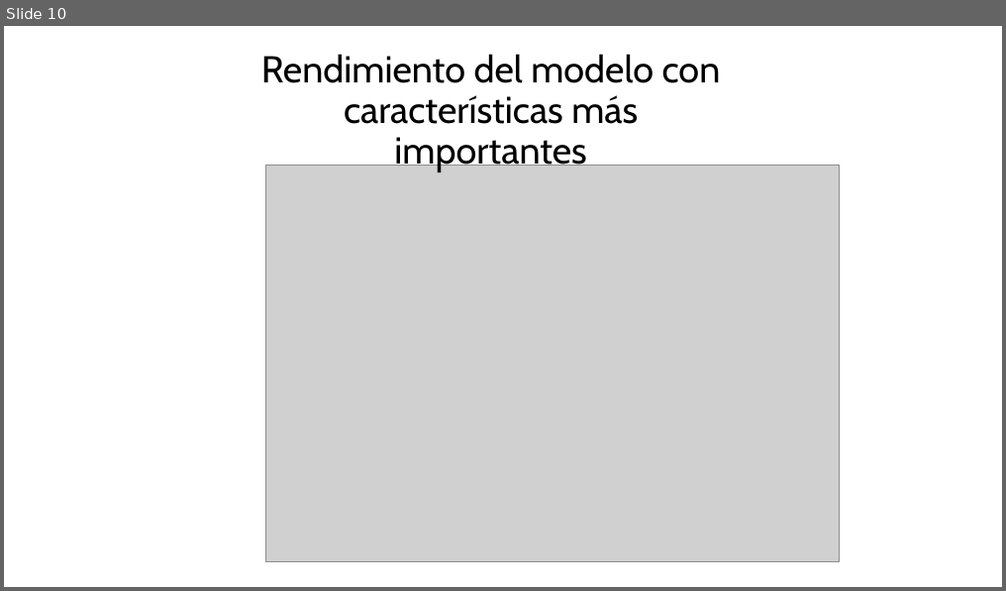
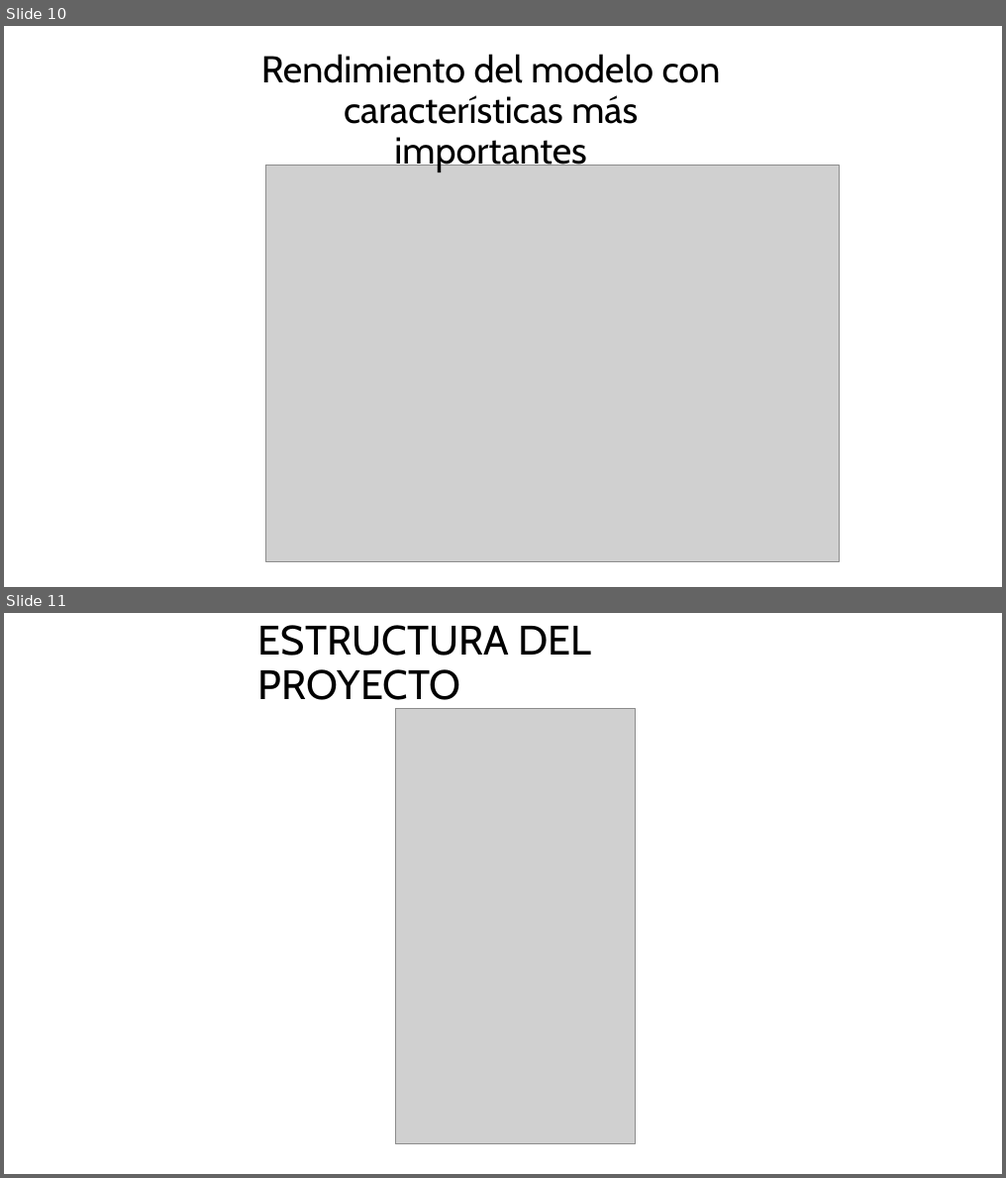
Before and after one commit to ByronVelasco/StreamlitApp, a slide deck: Final.pptx. Shown one above the other, each under a label of ours: slide 10 before the commit, slides 10 and 11 after it. The pictures are 1006x591 and 1006x1178 pixels, drawn with LibreOffice and Linux fonts; fonts in the diff are those of the drawing; grey boxes stand for pictures. Boxes give left, top, right and bottom in pixels: in the first picture for what was removed or moved away, otherwise in the second. Text is boxed around its words. In the diff, an @@ line names an element or a change of style, - is before the commit and + after.

```diff
--- a/Final.pptx
+++ b/Final.pptx
@@ slide 11 added at <box>4,613,1002,1174</box>, background #FFFFFF @@
@@ title added at <box>258,625,591,709</box>, 39.6 pt, text #000000 @@
+ESTRUCTURA DEL PROYECTO
@@ picture added at <box>395,709,635,1145</box> @@
```
Also in this commit, not shown: 3 other slides added.
